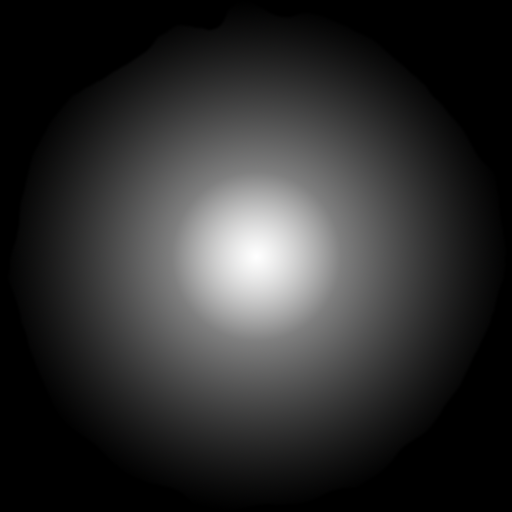
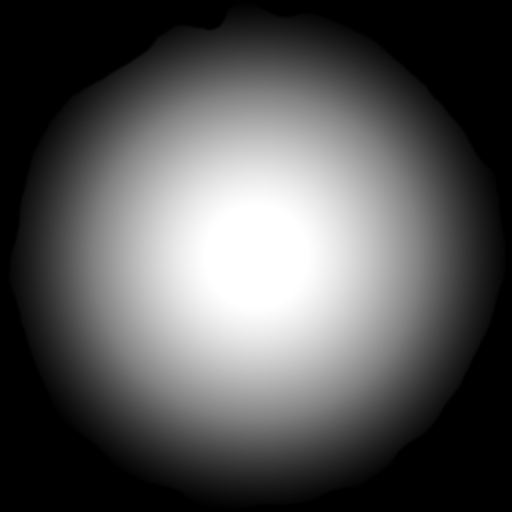
Comparing the layer stacks of the two w=512, h=512 images. Changes:
added layer "Ellipse 1 copy" above "Ellipse 1" over [9, 5, 505, 508]
hid "Ellipse 1", painted on it over [9, 5, 505, 508]
